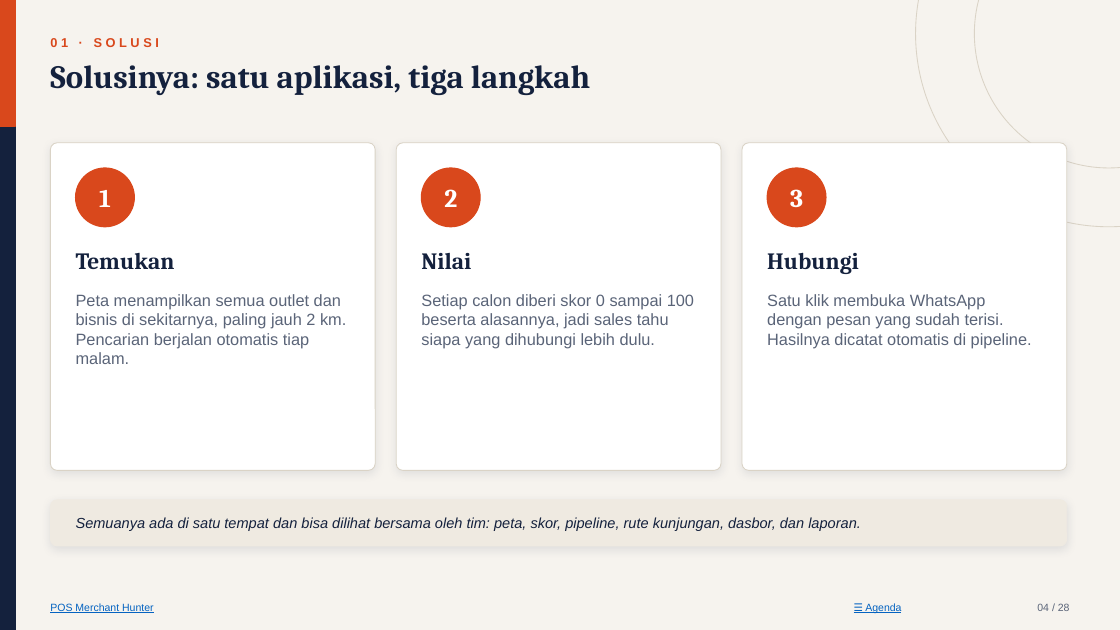
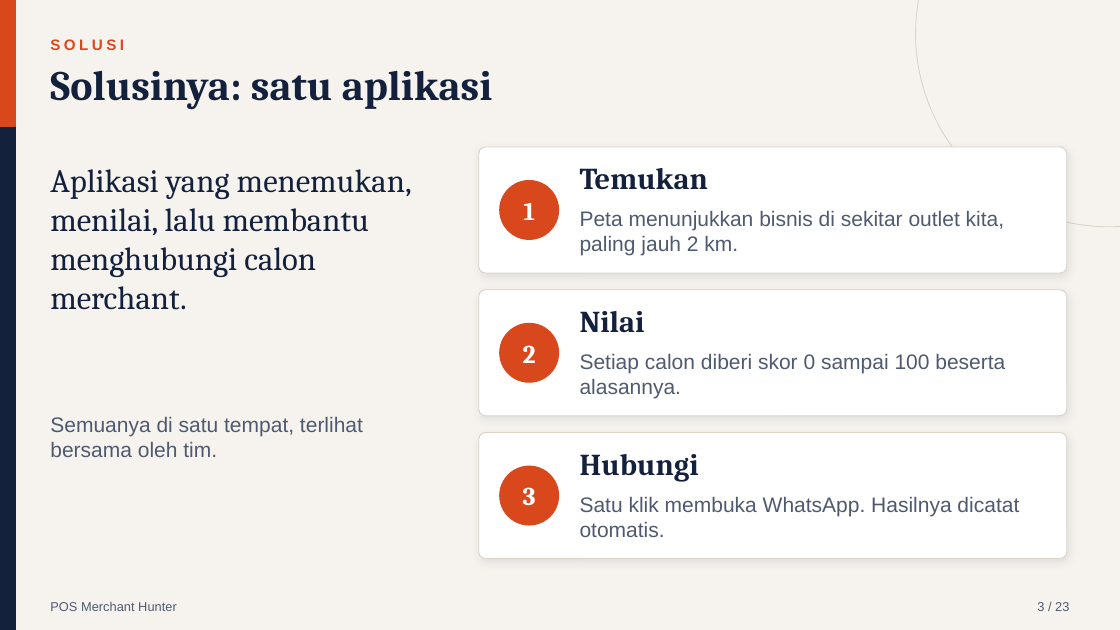
Before and after one commit to ziancuk/merchant-hunter, a slide deck: slide 3 of POS-Merchant-Hunter_Presentasi-Manajemen.pptx (slide 4 before the commit). Drawn at 1120x630 pixels with LibreOffice and Linux fonts; fonts in the diff are those of the drawing. Boxes give left, top, right and bottom in pixels: in the first picture for what was removed or moved away, otherwise in the second. Text is boxed around its words. In the diff, an @@ line names an element or a change of style, - is before the commit and + after.

```diff
--- a/POS-Merchant-Hunter_Presentasi-Manajemen.pptx
+++ b/POS-Merchant-Hunter_Presentasi-Manajemen.pptx
@@ ellipse removed at (975,0,1120,168) @@
@@ text at (50,39,124,50): text changed; size 11 to 13 pt @@
-01 · SOLUSI
+SOLUSI
@@ text at (50,70,492,110): text changed; size 28 to 36 pt @@
-Solusinya: satu aplikasi, tiga langkah
+Solusinya: satu aplikasi
@@ rounded rectangle removed at (50,143,376,471) @@
@@ rounded rectangle removed at (397,143,722,471) @@
@@ rounded rectangle added at (479,147,1067,273), fill #FFFFFF, outline #DAD3C6 0.75 pt @@
@@ rounded rectangle removed at (742,143,1067,471) @@
@@ text added at (50,169,412,310), 28 pt, text #14213D @@
+Aplikasi yang menemukan, menilai, lalu membantu menghubungi calon merchant.
@@ text "Temukan": place and size @@
-text "Temukan" at (76,253,175,269)
+text "Temukan" at (580,168,708,190)
@@ text "1": place and size @@
-text "1" at (99,190,111,207)
+text "1" at (523,203,535,220)
@@ ellipse: place and size @@
-ellipse at (422,168,481,227)
+ellipse at (500,181,559,239)
@@ text added at (580,211,1004,256), 18 pt, text #4F5A70 @@
+Peta menunjukkan bisnis di sekitar outlet kita, paling jauh 2 km.
@@ text removed at (76,294,346,364) @@
-Peta menampilkan semua outlet dan bisnis di sekitarnya, paling jauh 2 km. Pencarian berjalan otomatis tiap malam.
@@ rounded rectangle added at (479,290,1067,416), fill #FFFFFF, outline #DAD3C6 0.75 pt @@
@@ text "2": place and size @@
-text "2" at (444,189,457,207)
+text "2" at (523,345,536,363)
@@ ellipse: place and size @@
-ellipse at (767,168,826,227)
+ellipse at (500,323,559,382)
@@ text "Nilai": place and size @@
-text "Nilai" at (421,253,471,269)
+text "Nilai" at (580,311,645,332)
@@ text at (580,354,1005,399): text changed; size 14 to 18 pt; text colour #5A6478 to #4F5A70 @@
-Setiap calon diberi skor 0 sampai 100 beserta alasannya, jadi sales tahu siapa yang dihubungi lebih dulu.
+Setiap calon diberi skor 0 sampai 100 beserta alasannya.
@@ text added at (50,417,363,457), 18 pt, text #4F5A70 @@
+Semuanya di satu tempat, terlihat bersama oleh tim.
@@ rounded rectangle added at (479,433,1067,559), fill #FFFFFF, outline #DAD3C6 0.75 pt @@
@@ size 20 to 26 pt; vertical alignment middle to top in 3 elements at (580,168,708,190), (580,311,645,332), (580,454,699,482) @@
@@ text "Hubungi": place and size @@
-text "Hubungi" at (767,252,859,274)
+text "Hubungi" at (580,454,699,482)
@@ text "3": place and size @@
-text "3" at (790,189,803,207)
+text "3" at (523,487,536,505)
@@ ellipse: place and size @@
-ellipse at (76,168,134,227)
+ellipse at (500,466,559,525)
@@ rounded rectangle removed at (50,500,1067,546) @@
@@ text at (580,497,1019,537): text changed; size 14 to 18 pt; text colour #5A6478 to #4F5A70 @@
-Satu klik membuka WhatsApp dengan pesan yang sudah terisi. Hasilnya dicatat otomatis di pipeline.
+Satu klik membuka WhatsApp. Hasilnya dicatat otomatis.
@@ text removed at (76,517,861,531) @@
-Semuanya ada di satu tempat dan bisa dilihat bersama oleh tim: peta, skor, pipeline, rute kunjungan, dasbor, dan laporan.
@@ text "POS Merchant Hunter" at (50,602,177,611): size 9 to 11 pt, text colour #0563C1 to #4F5A70, underline off @@
@@ text removed at (865,603,901,613) @@
-☰ Agenda
@@ text removed at (1037,603,1070,611) @@
-04 / 28
@@ text added at (1037,602,1069,611), 11 pt, text #4F5A70 @@
+3 / 23
```
Also in this commit, not shown: 16 other slides changed, 6 slides added, 11 slides removed, 2 other files.
